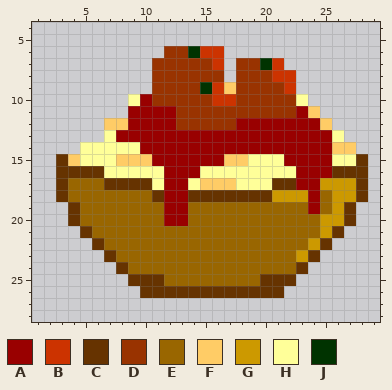
Two versions of one pixel-art sprite, assets/graphics/moms_spaghetti.png. Above is the file before it was changed.
The file is 32x32 pixels. Shown: x 1..29, y 4..28.
Palette (. is transparent): A #990000  B #cc3300  C #663300  D #993300  E #996600  F #ffcc66  G #cc9900  H #ffff99  J #003300
Pixels before, first column x 3:
 6 .........DDJBB............
 7 ........DDDDDB.DDJB.......
 8 ........DDDDDD.DDDBB......
 9 ........DDDDJBFDDDDB......
10 ......HADDDDDBBDDDDDH.....
11 ......AAAADDDDDDDDDDAF....
12 ....FFAAAADDDDDAAAAAAAF...
13 ....HAAAAAAAAAAAAAAAAAAH..
14 ..HHHHHAAAAAAAAAAAAAAAAFF.
15 CFHHHFFFAAAAAAFFHHHAAAAHHC
16 CCCCHHHHHAAAHHHHHHHHAAACCC
17 CEEECCCCHAAHFFFHHHCCAAGGGC
18 CEEEEEEECAACCCCCCCGGGAEGGC
19 .CEEEEEEEAAEEEEEEEEEEAEGC.
20 .CEEEEEEEAAEEEEEEEEEEEGGC.
21 ..CEEEEEEEEEEEEEEEEEEEGC..
22 ...CEEEEEEEEEEEEEEEEEGC...
23 ....CEEEEEEEEEEEEEEEGC....
24 .....CEEEEEEEEEEEEEEC.....
25 ......CCCEEEEEEEECCC......
26 .......CCCCCCCCCCCC.......
Once edited:
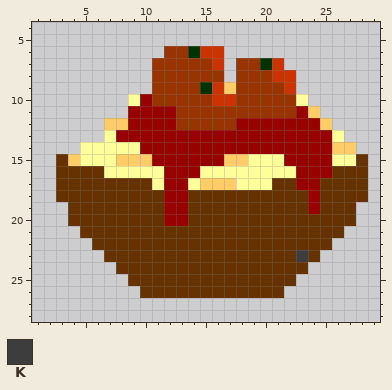
Colours new in this view: K #3d3d3d
The edit:
y 17: x 4..6 EEE -> CCC; x 25..27 GGG -> CCC
y 18: x 4..10 EEEEEEE -> CCCCCCC; x 21..23 GGG -> CCC; x 25..27 EGG -> CCC
y 19: x 5..11 EEEEEEE -> CCCCCCC; x 14..23 EEEEEEEEEE -> CCCCCCCCCC; x 25..26 EG -> CC
y 20: x 5..11 EEEEEEE -> CCCCCCC; x 14..26 EEEEEEEEEEEGG -> CCCCCCCCCCCCC
y 21: x 6..25 EEEEEEEEEEEEEEEEEEEG -> CCCCCCCCCCCCCCCCCCCC
y 22: x 7..24 EEEEEEEEEEEEEEEEEG -> CCCCCCCCCCCCCCCCCC
y 23: x 8..23 EEEEEEEEEEEEEEEG -> CCCCCCCCCCCCCCCK
y 24: x 9..22 EEEEEEEEEEEEEE -> CCCCCCCCCCCCCC
y 25: x 12..19 EEEEEEEE -> CCCCCCCC
